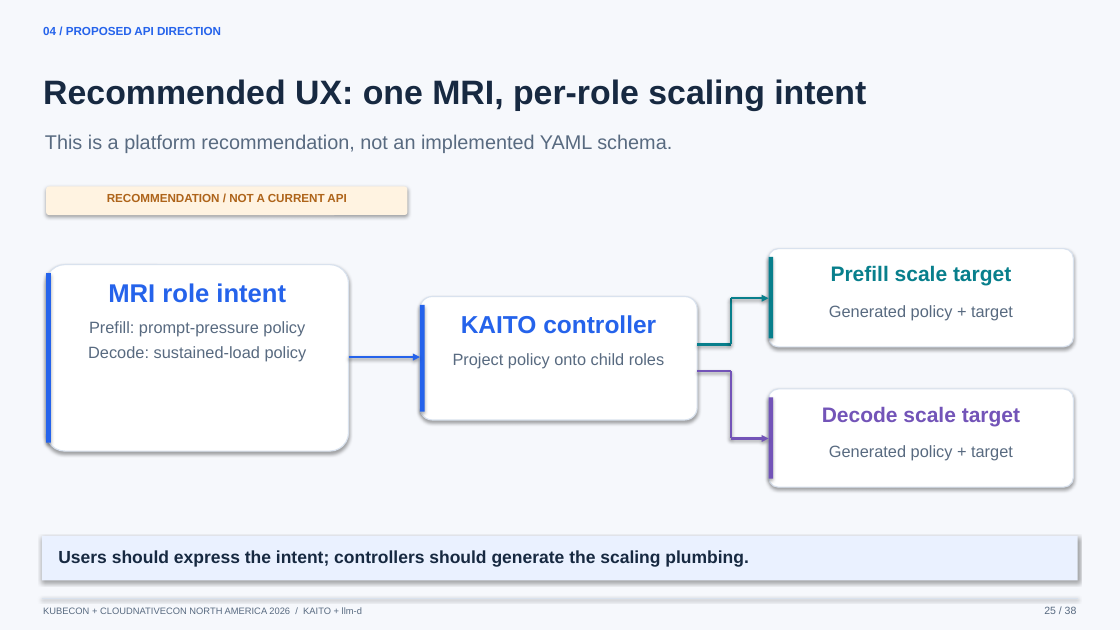
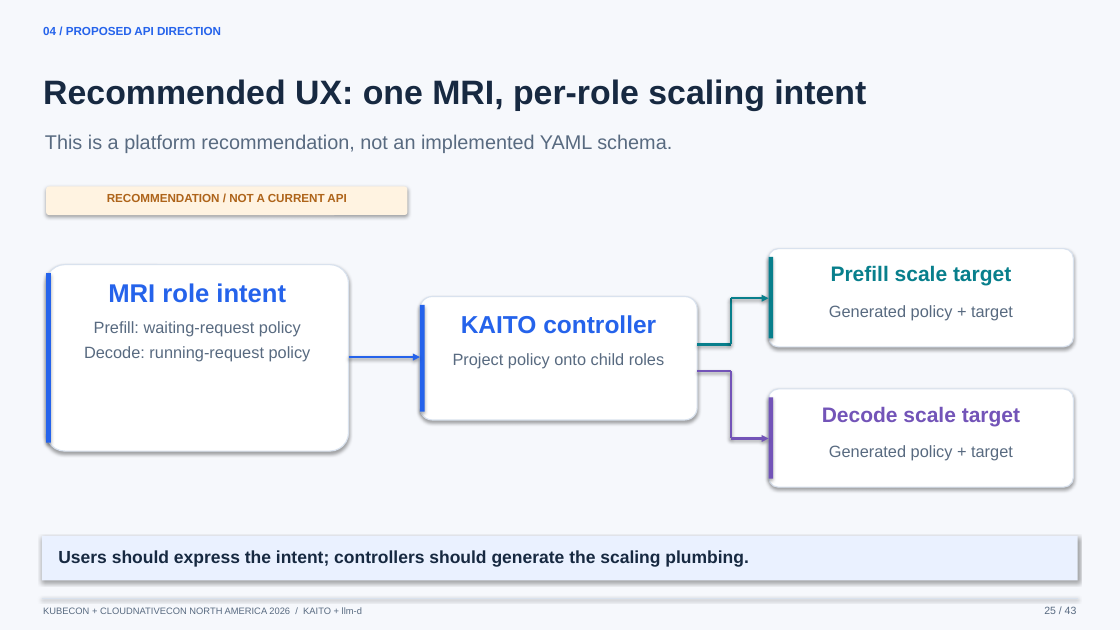
Before and after one commit to andyzhangx/demo, a slide deck: slide 25 of llm/kubecon-na-2026-pd-disaggregation.pptx. Drawn at 1120x630 pixels with LibreOffice and Linux fonts; fonts in the diff are those of the drawing. Boxes give left, top, right and bottom in pixels: in the first picture for what was removed or moved away, otherwise in the second. Text is boxed around its words. In the diff, an @@ line names an element or a change of style, - is before the commit and + after.

```diff
--- a/llm/kubecon-na-2026-pd-disaggregation.pptx
+++ b/llm/kubecon-na-2026-pd-disaggregation.pptx
@@ text at (84, 321, 311, 362): text changed @@
-Prefill: prompt-pressure policy
-Decode: sustained-load policy
+Prefill: waiting-request policy
+Decode: running-request policy
@@ text at (1044, 606, 1077, 614): text changed @@
-25 / 38
+25 / 43
```
Also in this commit, not shown: 37 other slides changed, 5 slides added, 3 other files.
